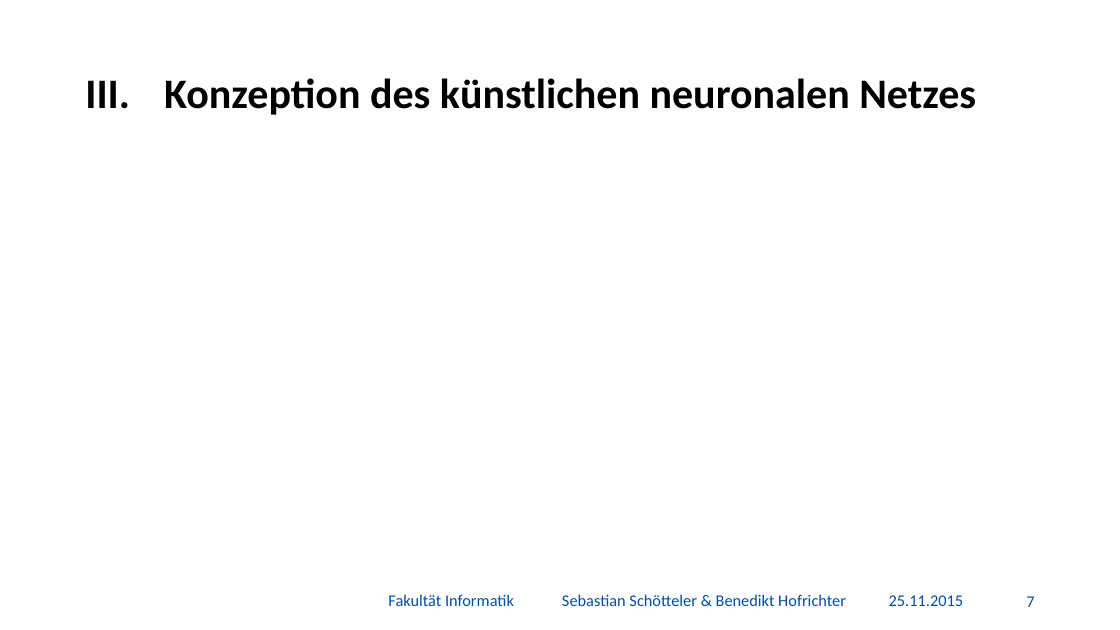
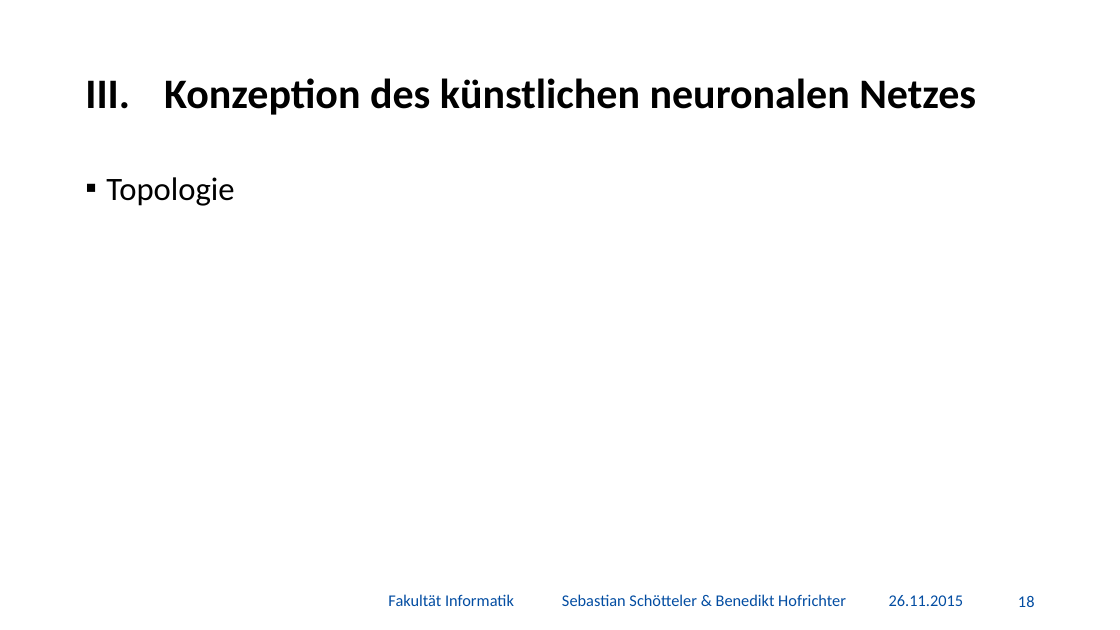
Before and after one commit to BenediktGitGit/soco15, a slide deck: slide 19 of 3b) Vortrag/Präsentation.pptx (slide 8 before the commit). Drawn at 1120x630 pixels with LibreOffice and Linux fonts; fonts in the diff are those of the drawing; background and template pictures are left out. Boxes give left, top, right and bottom in pixels: in the first picture for what was removed or moved away, otherwise in the second. Text is boxed around its words. In the diff, an @@ line names an element or a change of style, - is before the commit and + after.

Commit message:
PPT Update

```diff
--- a/3b) Vortrag/Präsentation.pptx
+++ b/3b) Vortrag/Präsentation.pptx
@@ text added at box(106, 177, 234, 206), 28 pt, text #000000 @@
+▪ Topologie
@@ text at box(889, 595, 963, 606): text changed @@
-25.11.2015
+26.11.2015
@@ page number at box(1018, 596, 1035, 607): text changed @@
-7
+18
```
Also in this commit, not shown: 19 other slides changed, 13 slides added.
